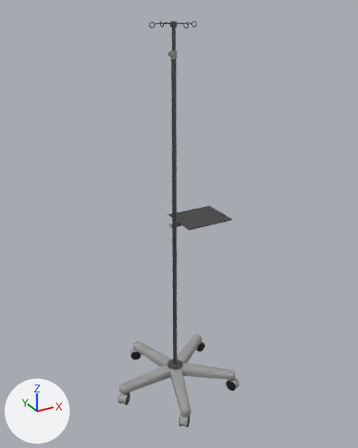
A saved change to the glTF model assets/TIANG INFUS.glb.
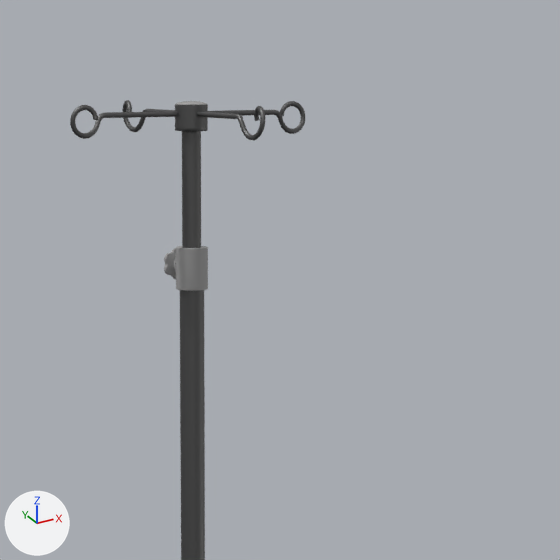
Each version is shown whole from a 50 mm lens placed at (13.6, -73.8, 73.4), pointed at (53.9, -0.6, 36.8), then close up on the part from 38% to 69% of the width and 0% to 25% of the height. The axes (+X, +Y, +Z) are drawn at lower left. The lights are the same throughout. Where no turn or scale is listed for an object, it has been applied to the vertices. Vertices at the same position are counted once.
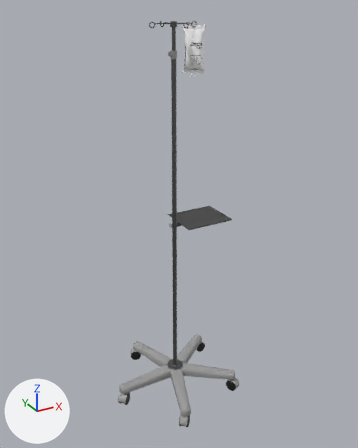
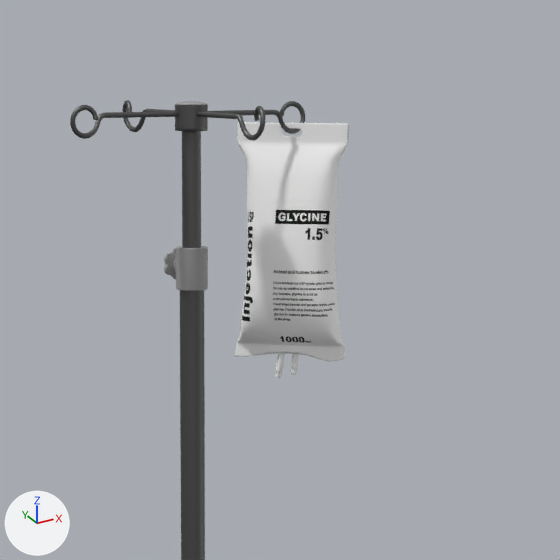
The newer file is also rescaled (x0.00569), turned or shifted as a whole; pictures and numbers use the older file's frame.

Location of each change, [x1, y1, x2, y2] in pixels of the close-ups (560 x 560 px):
'Object_32', reshaped
    before: [70, 100, 305, 560]
    after: [70, 100, 349, 560]
part 1 of me_object_30, added
    after: [235, 122, 349, 362]
part 2 of me_object_30, added
    after: [276, 353, 285, 372]
part 3 of me_object_30, added
    after: [291, 354, 299, 368]
part 4 of me_object_30, added
    after: [290, 367, 298, 375]
part 5 of me_object_30, added
    after: [275, 371, 282, 378]

The change, as a diff of the scene's bpy script:
```diff
--- a/assets/TIANG INFUS.glb.py
+++ b/assets/TIANG INFUS.glb.py
@@ img_image_3 @@
+img_image_3 = load_image('Image_3', '_unpacked/Image_3', 1024, 1024, 'sRGB')
@@ mat_archmodels70_023_07 @@
+mat_archmodels70_023_07 = principled_material('Archmodels70_023_07')
+mat_archmodels70_023_07.base_color = (1.0, 1.0, 1.0)  # white #ffffff
+mat_archmodels70_023_07.roughness = 1.0
@@ mat_archmodels70_023_01 @@
+mat_archmodels70_023_01 = principled_material('Archmodels70_023_01')
+mat_archmodels70_023_01.base_color = (0.961, 0.961, 0.961)  # white #fbfbfb
+mat_archmodels70_023_01.roughness = 1.0
@@ mat_material__94 @@
+mat_material__94 = principled_material('Material__94')
+mat_material__94.texture = img_image_3
+mat_material__94.roughness = 1.0
@@ me_object_30 @@
 # used by ob_object_32; location = (53.89, -0.01, 48.13)
-me_object_30.from_pydata(...)  # 17682 vertices, 35018 faces; spans x -13.9..10.6, y -12.9..12.4, z -48.1..23.2
+me_object_30.from_pydata(...)  # 22506 vertices, 44542 faces; spans x -13.9..10.6, y -12.9..12.4, z -48.1..23.2
+# me_object_30 part 1: a new loose piece of 1062 vertices spanning x 1.7..4.6, y -1.3..1.6, z 15.1..22.5, in mat_material__94 (picture img_image_3)
+# me_object_30 part 2: a new loose piece of 888 vertices spanning x 2.8..3.1, y 0.1..0.5, z 14.7..15.8, in mat_archmodels70_023_01 (white #fbfbfb)
+# me_object_30 part 3: a new loose piece of 888 vertices spanning x 3.1..3.5, y -0.2..0.2, z 14.8..15.8, in mat_archmodels70_023_01 (white #fbfbfb)
+# me_object_30 part 4: a new loose piece of 721 vertices spanning x 3.1..3.4, y -0.1..0.1, z 14.6..14.9, in mat_archmodels70_023_01 (white #fbfbfb)
+# me_object_30 part 5: a new loose piece of 721 vertices spanning x 2.8..3.0, y 0.3..0.6, z 14.5..14.7, in mat_archmodels70_023_01 (white #fbfbfb)
 me_object_30.materials.append(mat_archmodels70_023_03)
@@ me_object_30 @@
 me_object_30.materials.append(mat_archmodels70_023_05)
+me_object_30.materials.append(mat_material__94)  # picture img_image_3
+me_object_30.materials.append(mat_archmodels70_023_01)  # white #fbfbfb
+me_object_30.materials.append(mat_archmodels70_023_07)  # white #ffffff
```
